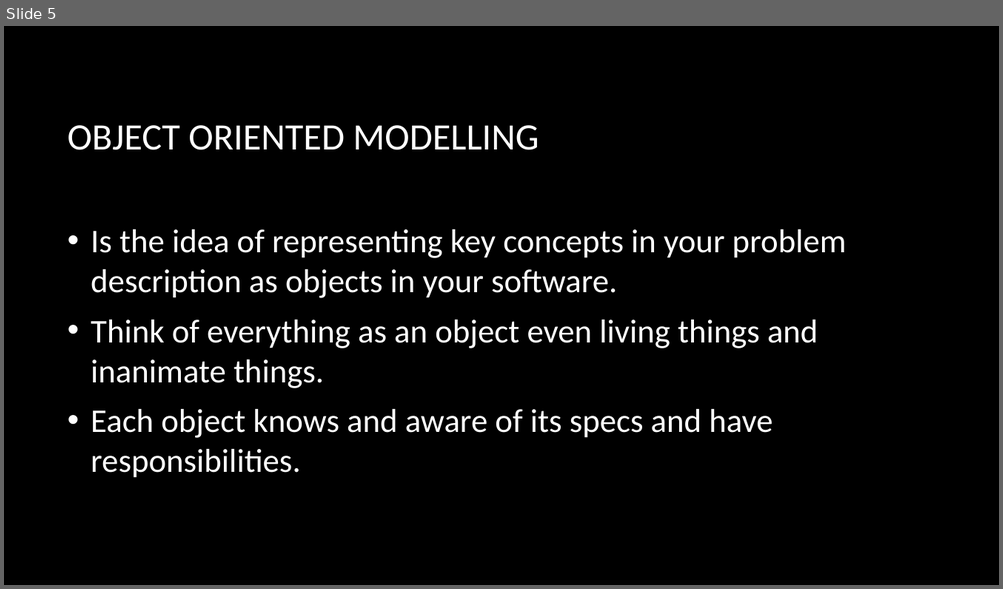
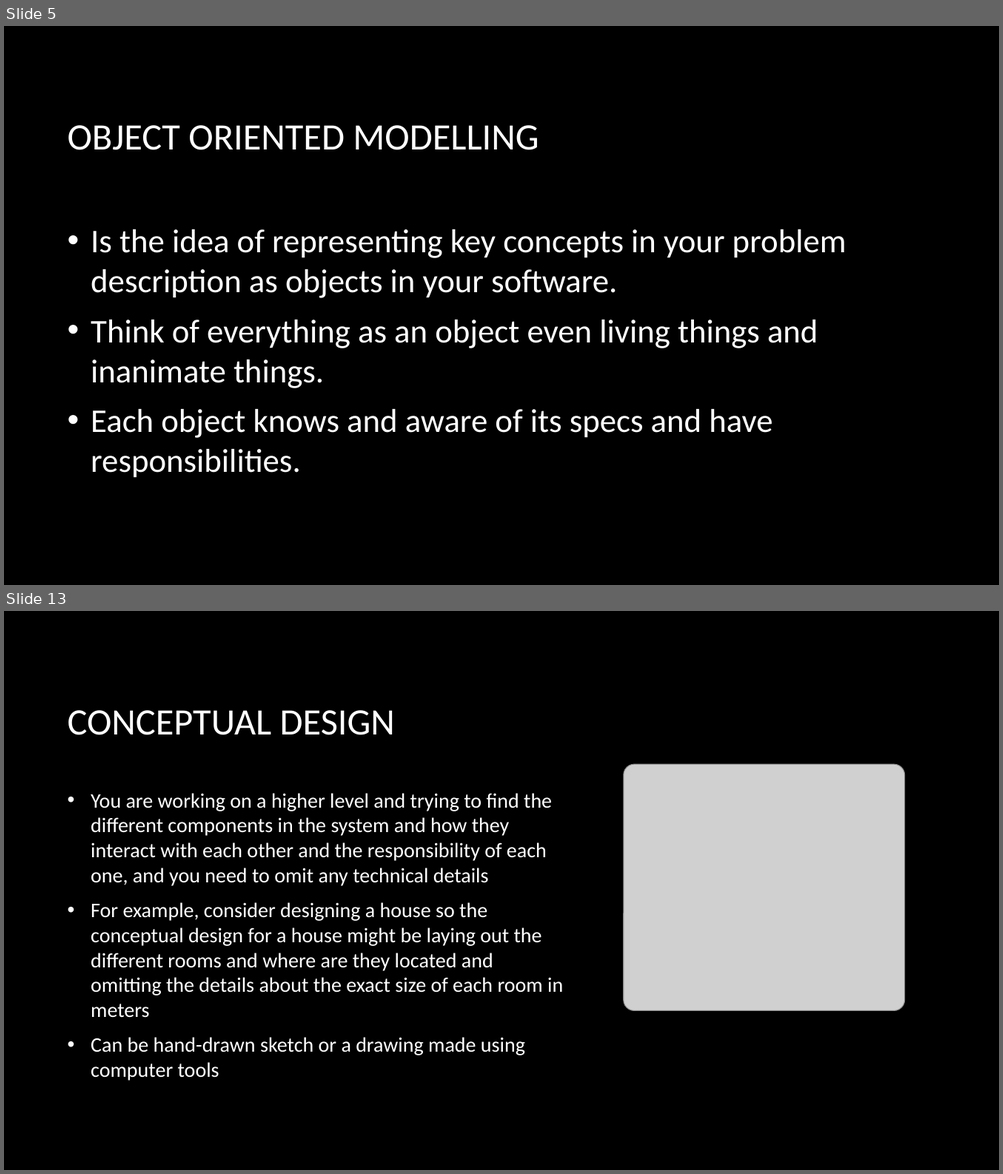
Before and after one commit to ahmedmagdy492/My-Hacking-Tutorails, a slide deck: Study/Object Oriented Design/Week 1 Objectives.pptx. Shown one above the other, each under a label of ours: slide 5 before the commit, slides 5 and 13 after it; the slides between them are not shown. The pictures are 1003x589 and 1003x1174 pixels, drawn with LibreOffice and Linux fonts; fonts in the diff are those of the drawing; grey boxes stand for pictures; background and template pictures are left out. Boxes give left, top, right and bottom in pixels: in the first picture for what was removed or moved away, otherwise in the second. Text is boxed around its words. In the diff, an @@ line names an element or a change of style, - is before the commit and + after.

```diff
--- a/Study/Object Oriented Design/Week 1 Objectives.pptx
+++ b/Study/Object Oriented Design/Week 1 Objectives.pptx
@@ slide 13 added at [4, 611, 999, 1170], background picture (left out) @@
@@ title added at [68, 710, 395, 735], 36 pt, text #FFFFFF @@
+CONCEPTUAL DESIGN
@@ picture added at [623, 765, 905, 1011] @@
@@ text added at [91, 793, 563, 1081], 20 pt, text #FFFFFF @@
+• You are working on a higher level and trying to find the different components in the system and how they interact with each other and the responsibility of each one, and you need to omit any technical details
+• For example, consider designing a house so the conceptual design for a house might be laying out the different rooms and where are they located and omitting the details about the exact size of each room in meters
+• Can be hand-drawn sketch or a drawing made using computer tools
```
Also in this commit, not shown: 8 other slides added, 11 other files.
